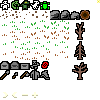
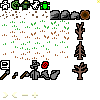
Layered file, before and after one edit (100 × 100). Changes by layer:
painted on "tileset.png" over bbox(0, 60, 60, 80)
